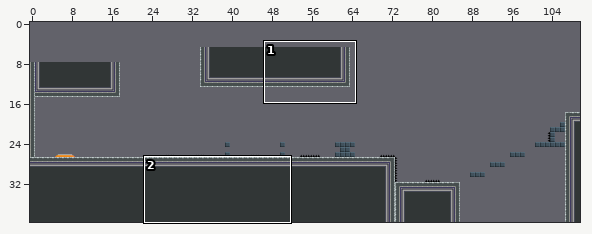
A Tiled map gets an edit: android/assets/levels/level2.tmx. The first picture is a wide view before the edit; the outline marks the close-up.
Close-up. As it was:
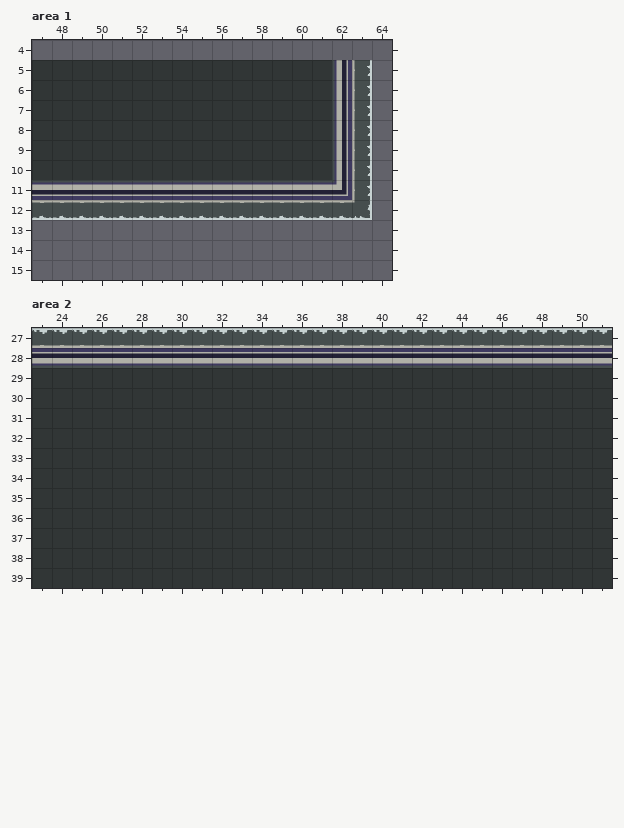
Cells are 32x32 px. Shown: area 1 x 47..64, y 4..15; area 2 x 23..51, y 27..39. The commit also changed other parts of the map, which this record leaves out.
And afterwards:
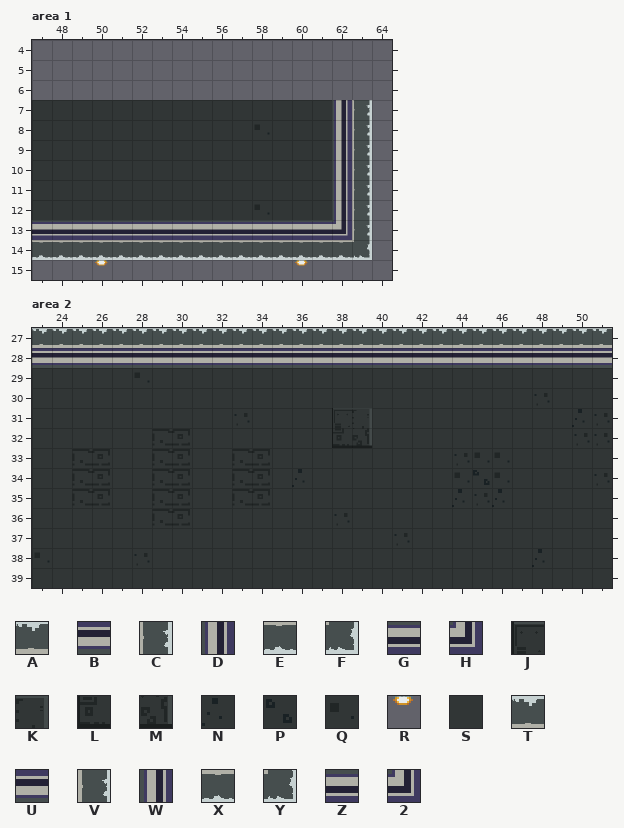
Key: from "tileset": A 49, B 54, C 66, D 71, E 81, F 82, G 86, H 87, J 88, K 89, L 104, M 105, N 119, P 133, Q 136, R 192; from "tileset-new": S 16, T 46, U 51, V 62, W 67, X 76, Y 77, Z 81, 2 82.
_ is an empty cell.
Changes in this commit:
Layer "Platform", area 1:
y 5..6: x 47..63 SSSSSSSSSSSSSSSWV -> _________________
y 7..10: x 62..63 WV -> DC
y 11: x 47..63 ZZZZZZZZZZZZZZZ2V -> SSSSSSSSSSSSSSSDC
y 12: x 47..63 XXXXXXXXXXXXXXXXY -> SSSSSSSSSSSQSSSDC
y 13: x 47..63 _________________ -> GGGGGGGGGGGGGGGHC
y 14: x 47..63 _________________ -> EEEEEEEEEEEEEEEEF
y 15: x 50 _ -> R; x 60 _ -> R
Layer "Platform", area 2:
y 27: x 23..51 TTTTTTTTTTTTTTTTTTTTTTTTTTTTT -> AAAAAAAAAAAAAAAAAAAAAAAAAAAAA
y 28: x 23..51 UUUUUUUUUUUUUUUUUUUUUUUUUUUUU -> BBBBBBBBBBBBBBBBBBBBBBBBBBBBB
y 31: x 38..39 SS -> JK; x 50 S -> N
y 32: x 38..39 SS -> LM
y 34: x 36 S -> N; x 45 S -> P
y 35: x 44 S -> N; x 46 S -> N
y 38: x 48 S -> N
Where, in picture pixels (left, top, right, bottom), the same in both close-ups:
changed: (32, 60, 372, 266)
changed: (32, 329, 612, 366)
changed: (332, 408, 372, 448)
changed: (572, 409, 585, 427)
changed: (292, 469, 305, 487)
changed: (452, 470, 510, 507)
changed: (532, 549, 545, 567)
